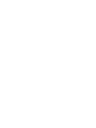
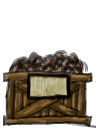
The second w=96, h=128 image is a revision of the first. Changes to its layers:
added layer "Crate Paper" above "Crate Paper #1" over 26, 72, 72, 102
added layer "Crate Paper #1" above "Fridge #1" over 28, 73, 68, 100
showed "Crate" over 3, 70, 96, 128
showed "Crate #1" over 3, 71, 92, 127
added layer "Mushrooms" above "Mushrooms #1" over 8, 50, 89, 77
added layer "Mushrooms #1" over 10, 51, 84, 76
